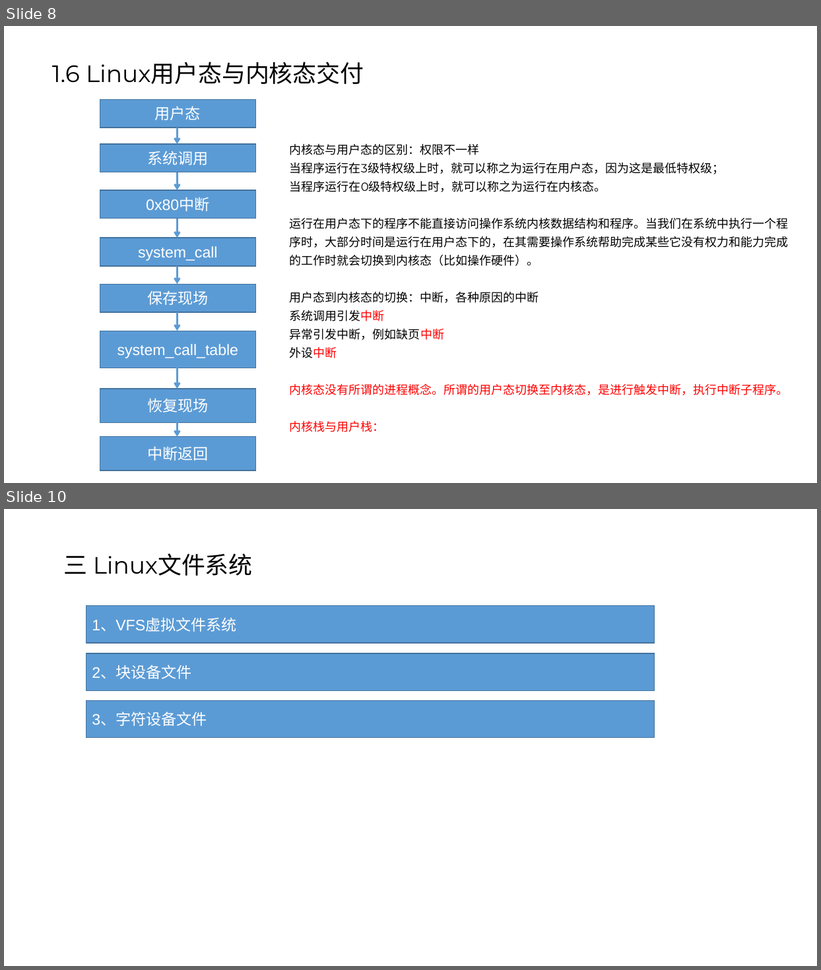
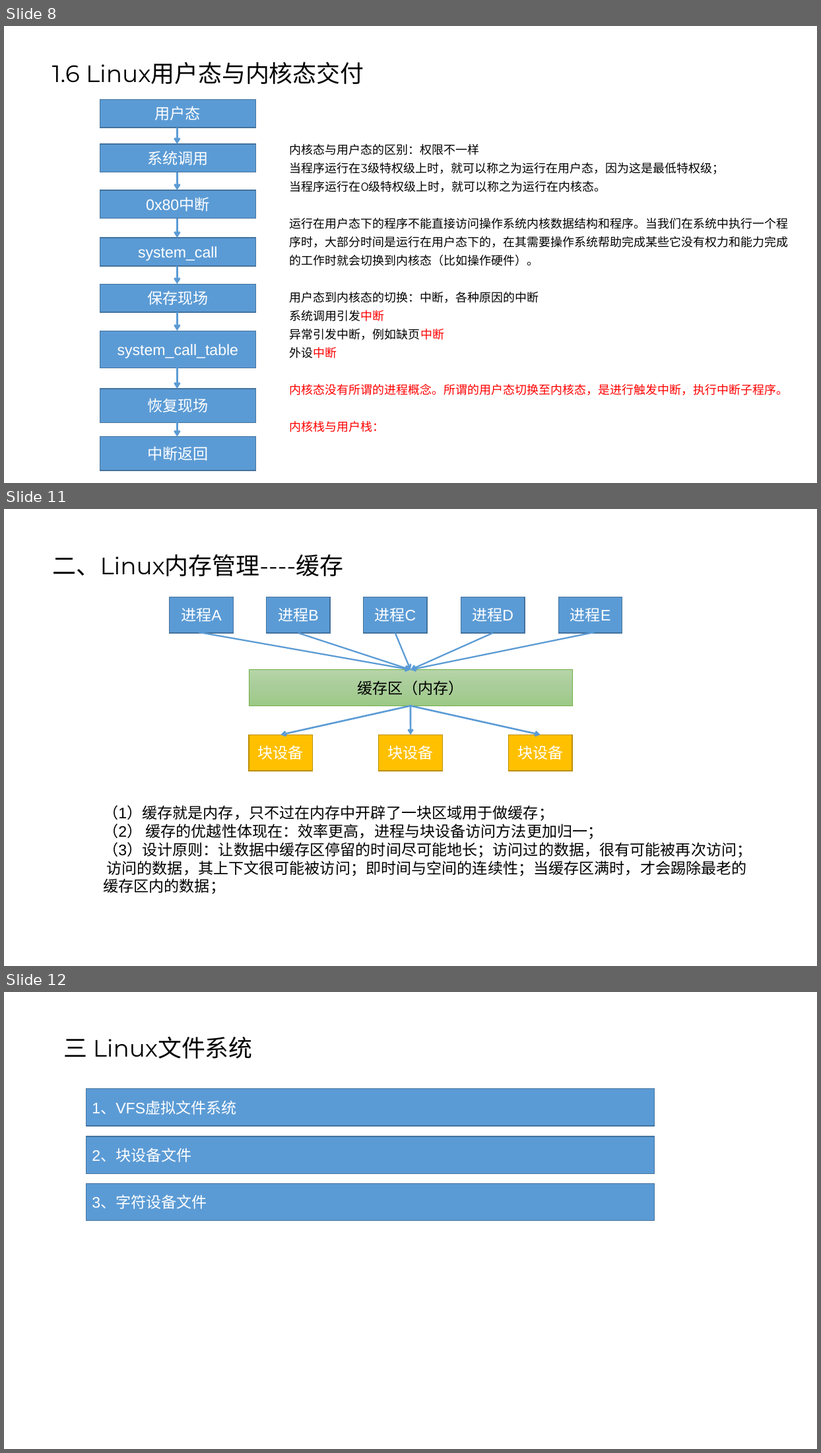
Before and after one commit to Abiggg/Note, a slide deck: note_of_linux/linux.pptx. Shown one above the other, each under a label of ours: slides 8 and 10 before the commit, slides 8, 11 and 12 after it; the slides between them are not shown. The pictures are 821x970 and 821x1453 pixels, drawn with LibreOffice and Linux fonts; fonts in the diff are those of the drawing. Boxes give left, top, right and bottom in pixels: in the first picture for what was removed or moved away, otherwise in the second. Text is boxed around its words. In the diff, an @@ line names an element or a change of style, - is before the commit and + after.

```diff
--- a/note_of_linux/linux.pptx
+++ b/note_of_linux/linux.pptx
@@ slide 11 added at bbox=[4, 509, 817, 966], background #FFFFFF @@
@@ title added at bbox=[53, 554, 343, 576], 28 pt, text #000000 @@
+二、Linux内存管理----缓存
@@ rectangle added at bbox=[169, 597, 233, 633], fill #5B9BD5, outline #43739E 1 pt, 18 pt, text #FFFFFF @@
+进程A
@@ rectangle added at bbox=[266, 597, 330, 633], fill #5B9BD5, outline #43739E 1 pt, 18 pt, text #FFFFFF @@
+进程B
@@ rectangle added at bbox=[363, 597, 426, 633], fill #5B9BD5, outline #43739E 1 pt, 18 pt, text #FFFFFF @@
+进程C
@@ rectangle added at bbox=[461, 597, 524, 633], fill #5B9BD5, outline #43739E 1 pt, 18 pt, text #FFFFFF @@
+进程D
@@ rectangle added at bbox=[559, 597, 622, 633], fill #5B9BD5, outline #43739E 1 pt, 18 pt, text #FFFFFF @@
+进程E
@@ arrow added from (199, 632) to (411, 670), #5B9BD5 1.75 pt @@
@@ arrow added from (298, 633) to (411, 670), #5B9BD5 1.75 pt @@
@@ arrow added from (395, 633) to (411, 670), #5B9BD5 1.75 pt @@
@@ arrow added from (493, 633) to (411, 670), #5B9BD5 1.75 pt @@
@@ arrow added from (595, 632) to (411, 670), #5B9BD5 1.75 pt @@
@@ rectangle added at bbox=[250, 670, 572, 706], fill gradient #B5D5A7 to #AACE9A to #9CC987, outline #70AD47 0.5 pt, 18 pt, text #000000 @@
+缓存区（内存）
@@ arrow added from (411, 706) to (281, 735), #5B9BD5 2 pt @@
@@ arrow added from (411, 706) to (411, 735), #5B9BD5 2 pt @@
@@ arrow added from (411, 706) to (541, 735), #5B9BD5 2 pt @@
@@ rectangle added at bbox=[250, 735, 313, 770], fill #FFC000, outline #BD8E00 1 pt, 18 pt, text #FFFFFF @@
+块设备
@@ rectangle added at bbox=[379, 735, 443, 770], fill #FFC000, outline #BD8E00 1 pt, 18 pt, text #FFFFFF @@
+块设备
@@ rectangle added at bbox=[508, 735, 572, 770], fill #FFC000, outline #BD8E00 1 pt, 18 pt, text #FFFFFF @@
+块设备
@@ text added at bbox=[103, 805, 752, 894], 18 pt, text #000000 @@
+（1）缓存就是内存，只不过在内存中开辟了一块区域用于做缓存；
+（2） 缓存的优越性体现在：效率更高，进程与块设备访问方法更加归一；
+（3）设计原则：让数据中缓存区停留的时间尽可能地长；访问过的数据，很有可能被再次访问； 访问的数据，其上下文很可能被访问；即时间与空间的连续性；当缓存区满时，才会踢除最老的缓存区内的数据；
@@ what was slide 10 is now slide 12 @@
```
Also in this commit, not shown: 2 slides changed, 4 other slides added, 2 slides removed, 1 other file.
